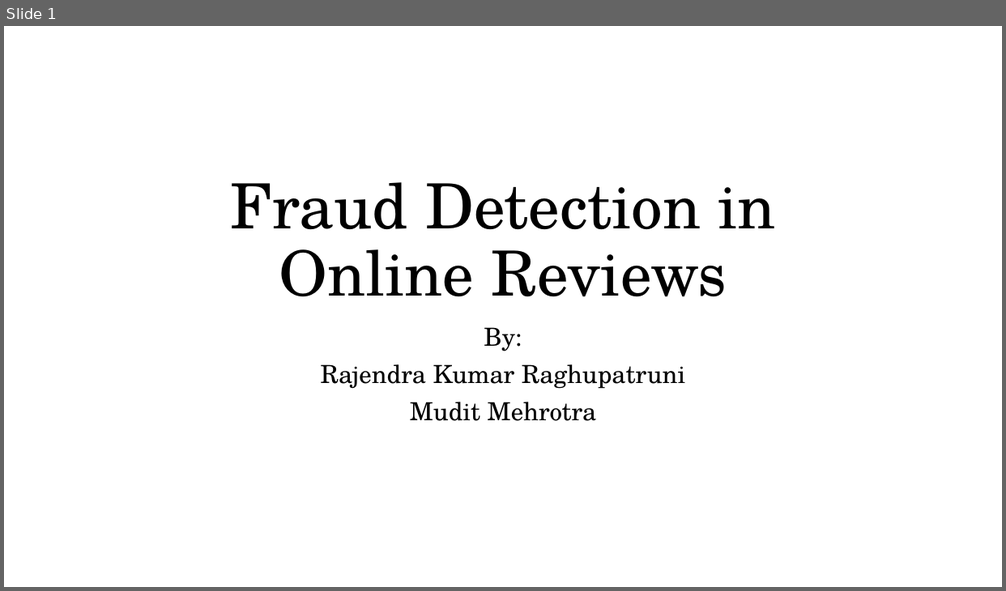
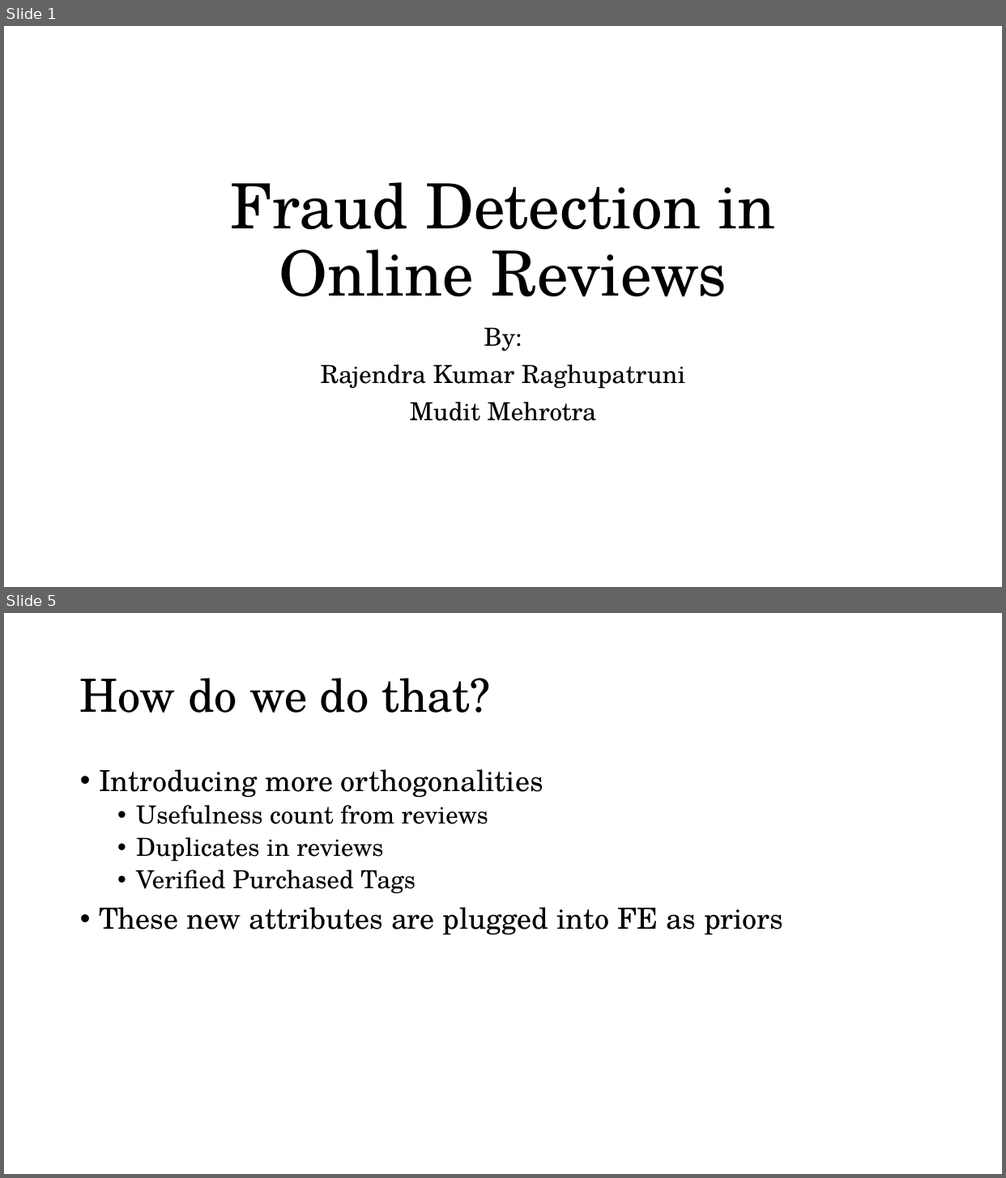
Before and after one commit to rkumar2468/Mining, a slide deck: Documents/Presentation/Course591-Final-Presentation.pptx. Shown one above the other, each under a label of ours: slide 1 before the commit, slides 1 and 5 after it; the slides between them are not shown. The pictures are 1006x591 and 1006x1178 pixels, drawn with LibreOffice and Linux fonts; fonts in the diff are those of the drawing. Boxes give left, top, right and bottom in pixels: in the first picture for what was removed or moved away, otherwise in the second. Text is boxed around its words. In the diff, an @@ line names an element or a change of style, - is before the commit and + after.

```diff
--- a/Documents/Presentation/Course591-Final-Presentation.pptx
+++ b/Documents/Presentation/Course591-Final-Presentation.pptx
@@ slide 5 added at (x1=4, y1=613, x2=1002, y2=1174), background #FFFFFF @@
@@ title added at (x1=80, y1=678, x2=491, y2=713), 44 pt, text #000000 @@
+How do we do that?
@@ text added at (x1=99, y1=769, x2=783, y2=935), 28 pt, text #000000 @@
+• Introducing more orthogonalities
+  • Usefulness count from reviews
+  • Duplicates in reviews
+  • Verified Purchased Tags
+• These new attributes are plugged into FE as priors
```
Also in this commit, not shown: 16 other slides added, 4 slides removed, 5 other files.
